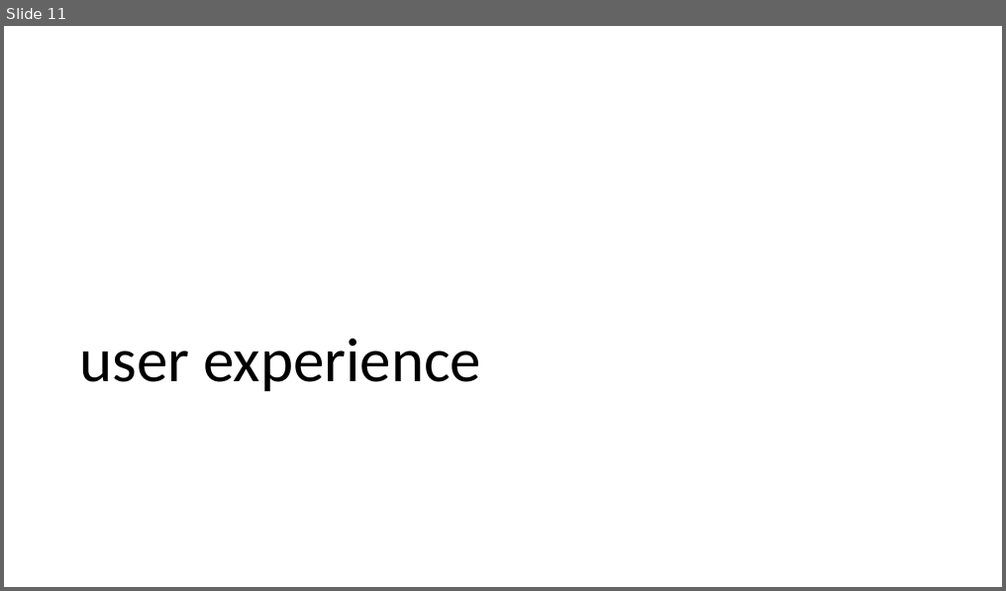
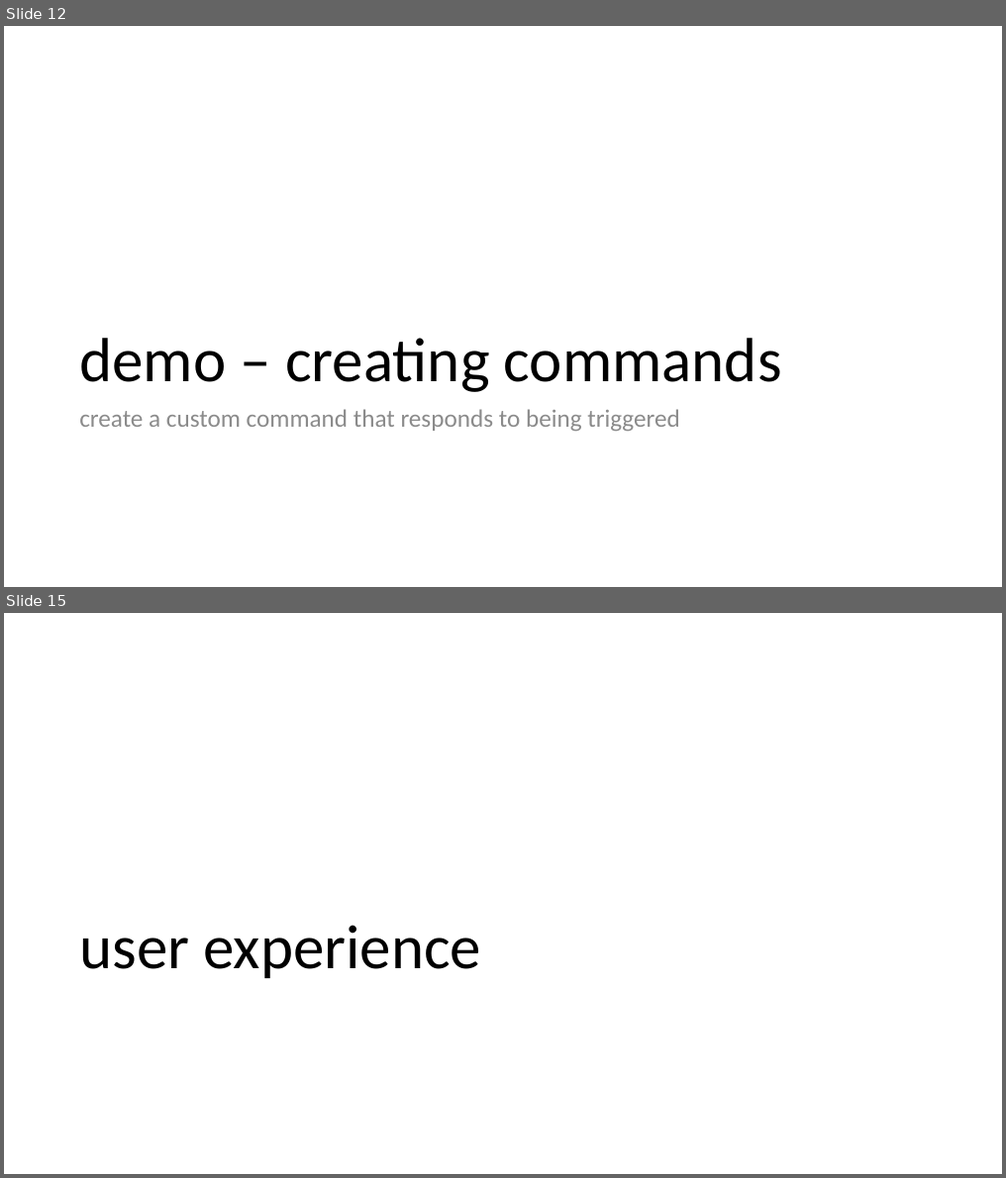
Before and after one commit to bradygaster-zz/extending-vscode-talk, a slide deck: extending-vs-code.pptx. Shown one above the other, each under a label of ours: slide 11 before the commit, slides 12 and 15 after it; the slides between them are not shown. The pictures are 1006x591 and 1006x1178 pixels, drawn with LibreOffice and Linux fonts; fonts in the diff are those of the drawing. Boxes give left, top, right and bottom in pixels: in the first picture for what was removed or moved away, otherwise in the second. Text is boxed around its words. In the diff, an @@ line names an element or a change of style, - is before the commit and + after.

```diff
--- a/extending-vs-code.pptx
+++ b/extending-vs-code.pptx
@@ slide 12 added at (4,26,1002,587), background #FFFFFF @@
@@ title added at (79,338,782,392), 60 pt, text #000000 @@
+demo – creating commands
@@ text added at (79,409,679,431), 24 pt, text #8C8C8C @@
+create a custom command that responds to being triggered
@@ what was slide 11 is now slide 15 @@
```
Also in this commit, not shown: 1 slide changed, 11 other slides added, 2 slides removed, 31 other files.
